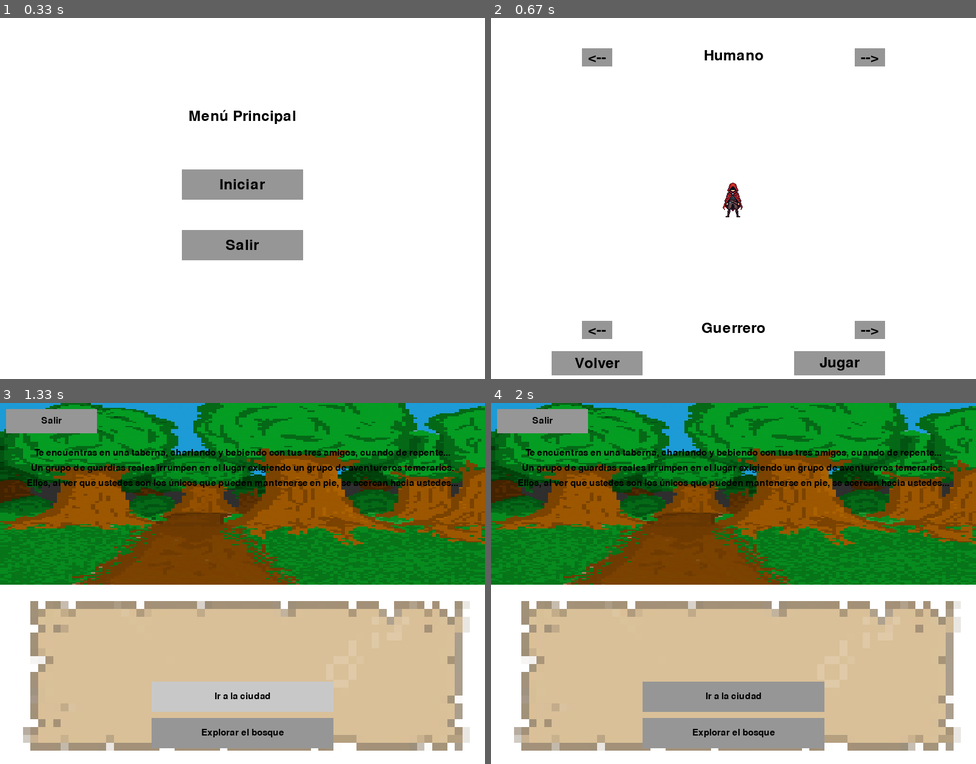
Above: before the commit, frames 1-4 (two rows, left to right).
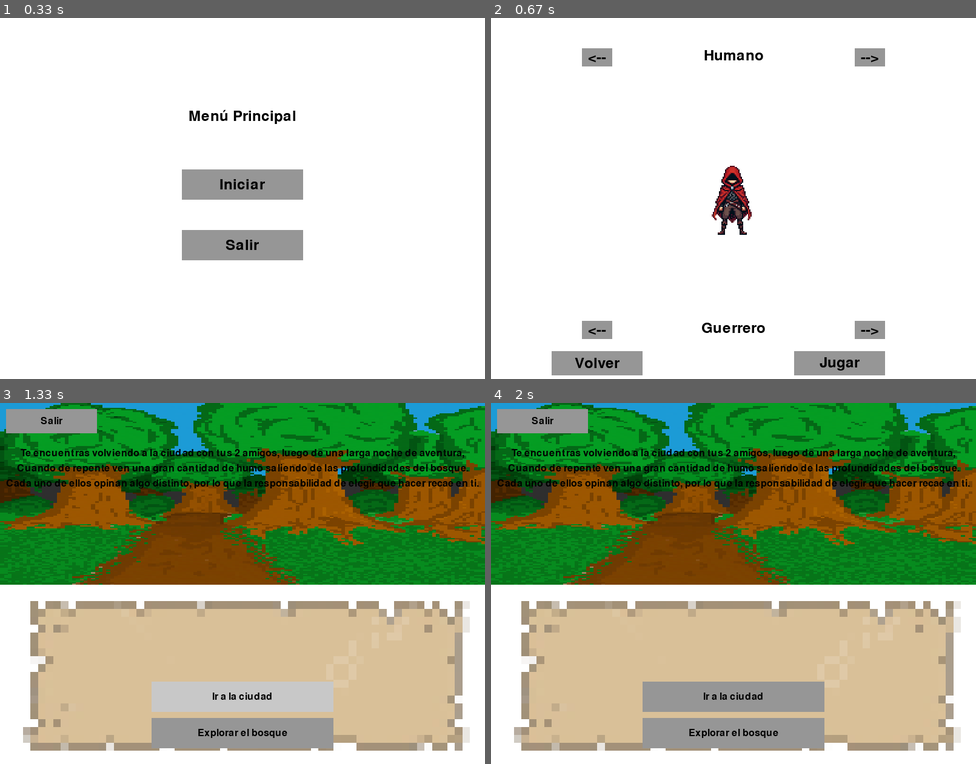
Above: after the commit, the same moments.

Repository: LucaBalado/RoleGamePygame
Game: pygame game, started from Juego/creadorpj.py
Same seed, same stepped clock (60 frames per second), same inputs: the game is played once before the commit and once after it.
Inputs (mouse positions are in pixels of both pictures, inside the frame that each line leads up to):
- Up to frame 1 (0.33 s): no input
- Up to frame 2 (0.67 s): click "Iniciar" at 0.38 s
- Up to frame 3 (1.33 s): click "Jugar" at 0.72 s; click "Ir a la ciudad" at 1.05 s
- Up to frame 4 (2 s): click (912, 713) at 1.38 s

Frame 1 is identical in both runs. In frame 2, 0.8% of the frame differs, in the area x 45-54%, y 40-61%; in frame 3, 3.2%, in the area x 1-99%, y 3-93%; in frame 4, 3.2%.

Commit message:
Actualizacion

Diff:
--- a/Juego/creadorpj.py
+++ b/Juego/creadorpj.py
@@ -104,8 +104,12 @@
         key = (razas[raza_idx].__class__.__name__, clases[clase_idx].__class__.__name__)
         if key in assets:
             image = assets[key]
-            screen.blit(image, (WIDTH // 2 - image.get_width() // 2, HEIGHT // 2 - image.get_height() // 2))
-
+            # Escala la imagen a un tamaño mayor, por ejemplo, 1.5x su tamaño original
+            scaled_width = int(image.get_width() * 2)
+            scaled_height = int(image.get_height() * 2)
+            scaled_image = pygame.transform.scale(image, (scaled_width, scaled_height))
+            # Dibuja la imagen escalada en el centro
+            screen.blit(scaled_image, (WIDTH // 2 - scaled_width // 2, HEIGHT // 2 - scaled_height // 2))
         # Verificar si el mouse está sobre el texto de la raza o la clase
         mouse_x, mouse_y = pygame.mouse.get_pos()
         raza_rect = raza_text.get_rect(center=(WIDTH // 2, 50))
--- a/Juego/historia.py
+++ b/Juego/historia.py
@@ -12,7 +12,7 @@
 GRAY = (200, 200, 200)
 DARK_GRAY = (150, 150, 150)
 
-font = pygame.font.Font(None, 22)  # Reducir aún más el tamaño de la fuente
+font = pygame.font.Font(None, 24)
 
 # Cargar imágenes
 bosque_img = pygame.image.load("assets/bosque.png")
@@ -20,9 +20,9 @@
 
 # Historia
 historia = [
-    "Te encuentras en una taberna, charlando y bebiendo con tus tres amigos, cuando de repente...",
-    "Un grupo de guardias reales irrumpen en el lugar exigiendo un grupo de aventureros temerarios.",
-    "Ellos, al ver que ustedes son los únicos que pueden mantenerse en pie, se acercan hacia ustedes..."
+    "Te encuentras volviendo a la ciudad con tus 2 amigos, luego de una larga noche de aventura,",
+    "Cuando de repente ven una gran cantidad de humo saliendo de las profundidades del bosque.",
+    "Cada uno de ellos opinan algo distinto, por lo que la responsabilidad de elegir que hacer recae en ti."
 ]
 
 # Opciones de botones
Not shown, changed: Pipfile
